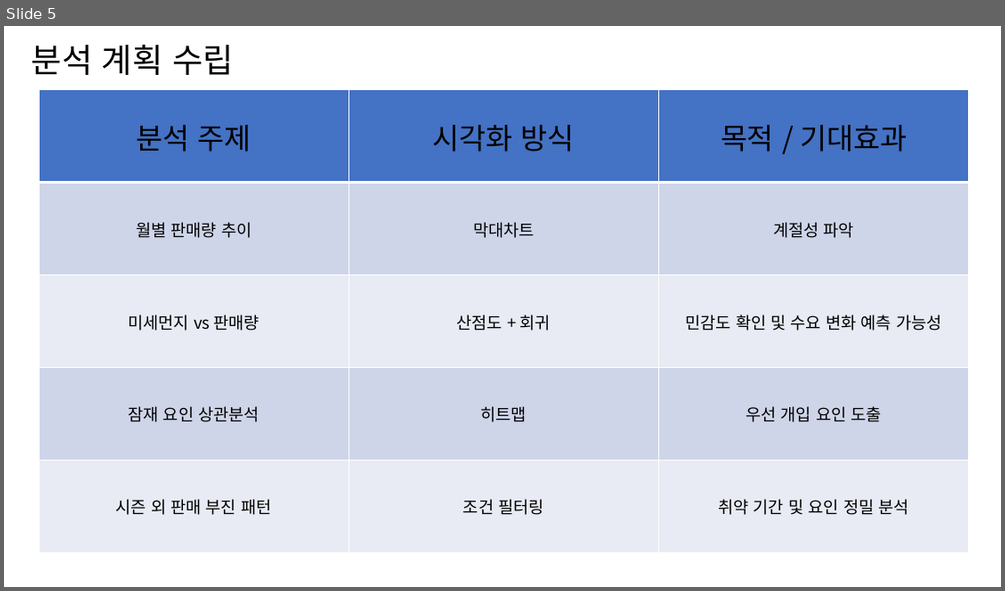
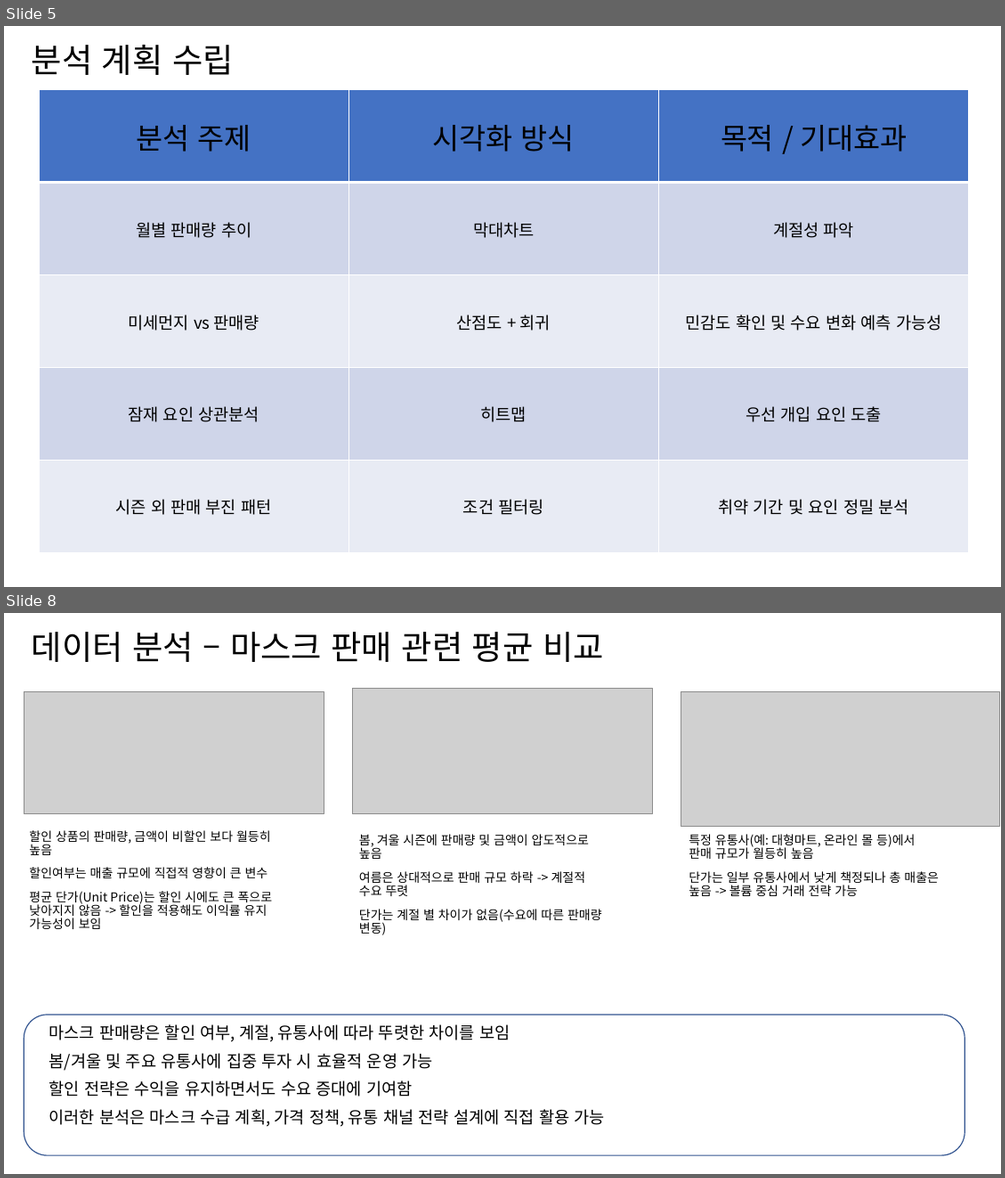
Before and after one commit to Junyoung-Choi-0212/DMCportal_ML_project, a slide deck: documents/Mask.pptx. Shown one above the other, each under a label of ours: slide 5 before the commit, slides 5 and 8 after it; the slides between them are not shown. The pictures are 1005x591 and 1005x1178 pixels, drawn with LibreOffice and Linux fonts; fonts in the diff are those of the drawing; grey boxes stand for pictures. Boxes give left, top, right and bottom in pixels: in the first picture for what was removed or moved away, otherwise in the second. Text is boxed around its words. In the diff, an @@ line names an element or a change of style, - is before the commit and + after.

```diff
--- a/documents/Mask.pptx
+++ b/documents/Mask.pptx
@@ slide 8 added at box(4, 613, 1001, 1174), background #FFFFFF @@
@@ text added at box(32, 632, 604, 662), 32 pt, text #000000 @@
+데이터 분석 – 마스크 판매 관련 평균 비교
@@ picture added at box(24, 691, 324, 814) @@
@@ picture added at box(353, 689, 652, 814) @@
@@ picture added at box(681, 691, 1000, 826) @@
@@ text added at box(29, 830, 273, 929), 12 pt, text #000000 @@
+할인 상품의 판매량, 금액이 비할인 보다 월등히 높음
+할인여부는 매출 규모에 직접적 영향이 큰 변수
+평균 단가(Unit Price)는 할인 시에도 큰 폭으로 낮아지지 않음 -> 할인을 적용해도 이익률 유지 가능성이 보임
@@ text added at box(359, 834, 602, 935), 12 pt, text #000000 @@
+봄, 겨울 시즌에 판매량 및 금액이 압도적으로 높음
+여름은 상대적으로 판매 규모 하락 -> 계절적 수요 뚜렷
+단가는 계절 별 차이가 없음(수요에 따른 판매량 변동)
@@ text added at box(688, 834, 938, 896), 12 pt, text #000000 @@
+특정 유통사(예: 대형마트, 온라인 몰 등)에서 판매 규모가 월등히 높음
+단가는 일부 유통사에서 낮게 책정되나 총 매출은 높음 -> 볼륨 중심 거래 전략 가능
@@ rounded rectangle added at box(24, 1014, 965, 1155), outline #325491 1 pt @@
@@ text added at box(49, 1024, 605, 1127), 16 pt, text #000000 @@
+마스크 판매량은 할인 여부, 계절, 유통사에 따라 뚜렷한 차이를 보임
+봄/겨울 및 주요 유통사에 집중 투자 시 효율적 운영 가능
+할인 전략은 수익을 유지하면서도 수요 증대에 기여함
+이러한 분석은 마스크 수급 계획, 가격 정책, 유통 채널 전략 설계에 직접 활용 가능
```
Also in this commit, not shown: 1 slide changed, 2 other slides added, 14 other files.
